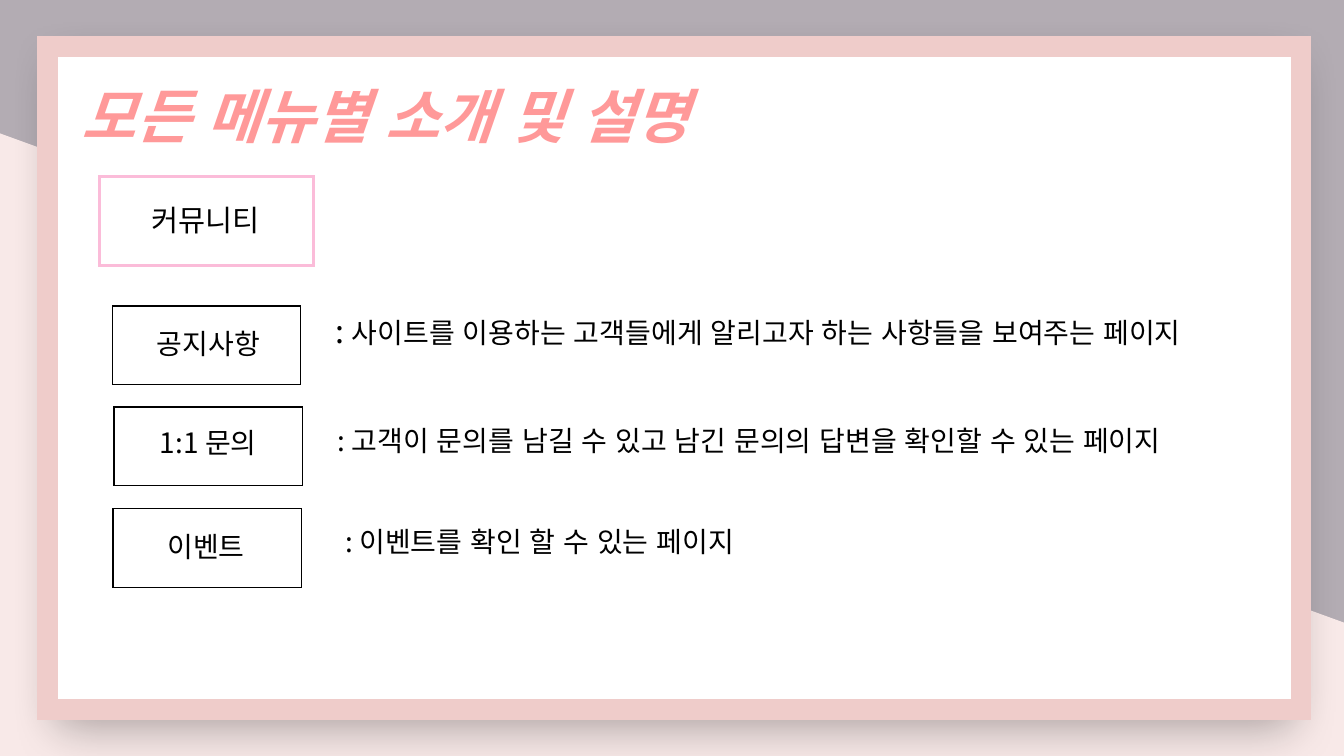
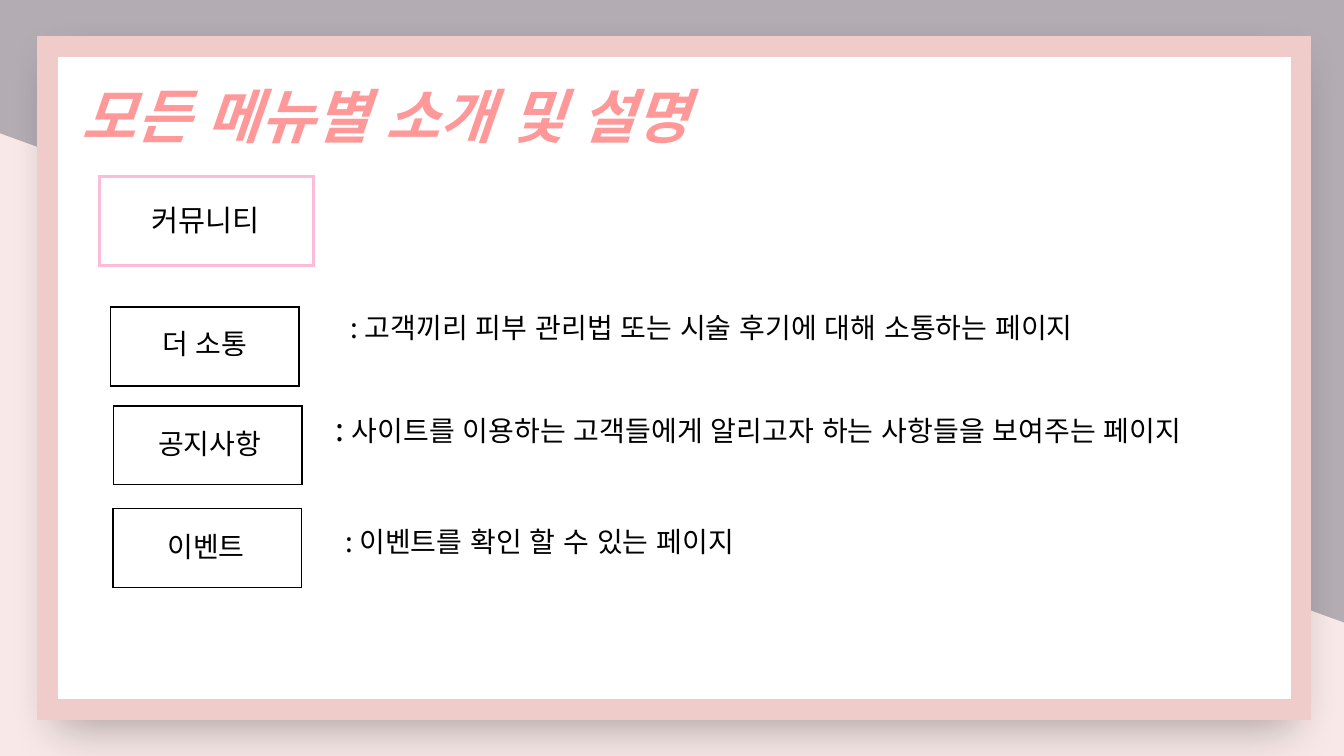
Before and after one commit to nimi2838/thecare, a slide deck: slide 28 of 졸작 기획서.pptx. Drawn at 1344x756 pixels with LibreOffice and Linux fonts; fonts in the diff are those of the drawing. Boxes give left, top, right and bottom in pixels: in the first picture for what was removed or moved away, otherwise in the second. Text is boxed around its words. In the diff, an @@ line names an element or a change of style, - is before the commit and + after.

```diff
--- a/졸작 기획서.pptx
+++ b/졸작 기획서.pptx
@@ rectangle: place and size @@
-rectangle at [114, 407, 302, 486]
+rectangle at [111, 308, 299, 386]
@@ text at [365, 314, 1072, 341]: text changed @@
-: 고객이 문의를 남길 수 있고 남긴 문의의 답변을 확인할 수 있는 페이지
+: 고객끼리 피부 관리법 또는 시술 후기에 대해 소통하는 페이지
@@ text at [162, 330, 248, 357]: text changed @@
-1:1 문의
+더 소통
@@ rectangle: place and size @@
-rectangle at [112, 306, 300, 384]
+rectangle at [114, 406, 302, 485]
@@ text ": 사이트를 이용하는 고객들에게 알리고자 ...": place and size @@
-text ": 사이트를 이용하는 고객들에게 알리고자 ..." at [352, 319, 1180, 346]
+text ": 사이트를 이용하는 고객들에게 알리고자 ..." at [352, 417, 1181, 444]
@@ text "공지사항": place and size @@
-text "공지사항" at [157, 330, 260, 357]
+text "공지사항" at [158, 430, 261, 457]
```
Also in this commit, not shown: 14 other slides changed, 1 slide added, 1 other file.
